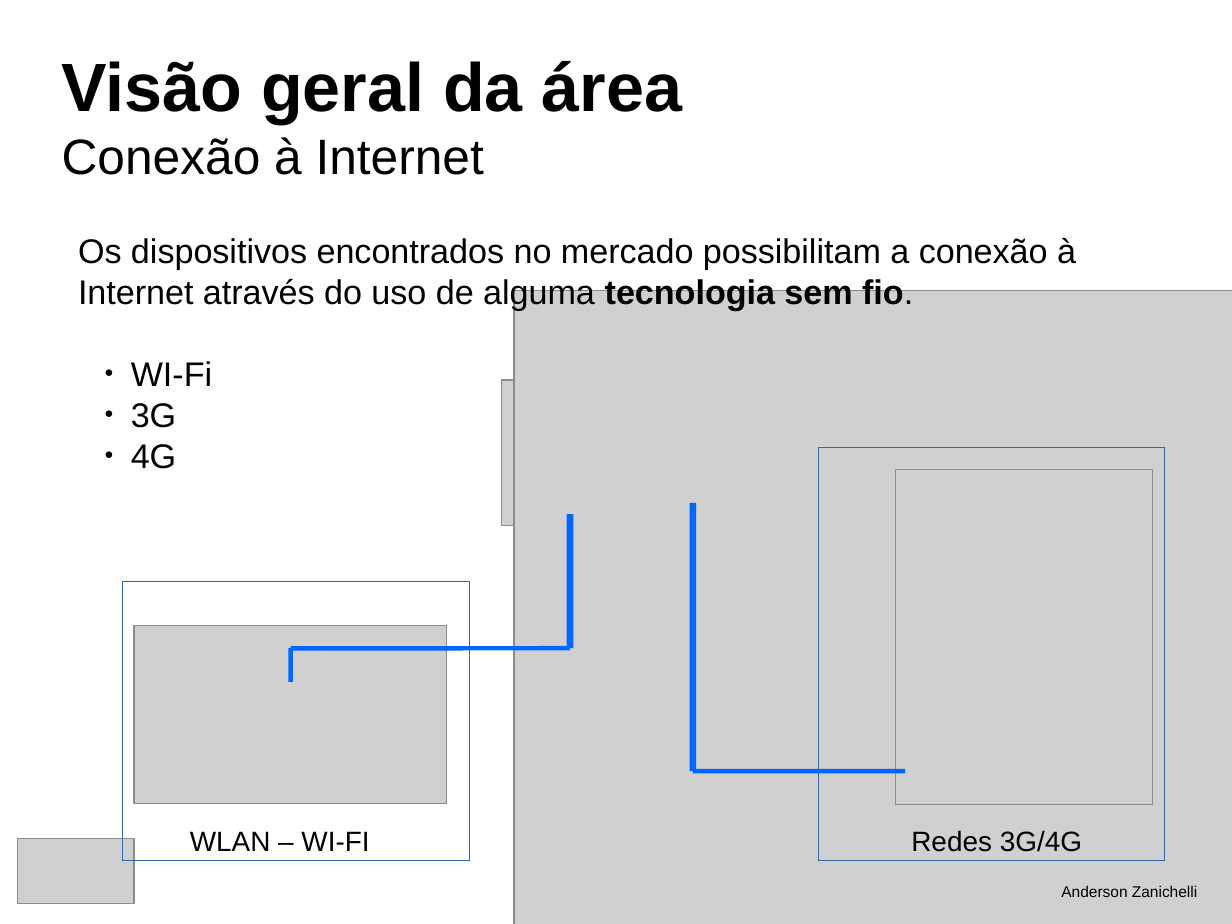
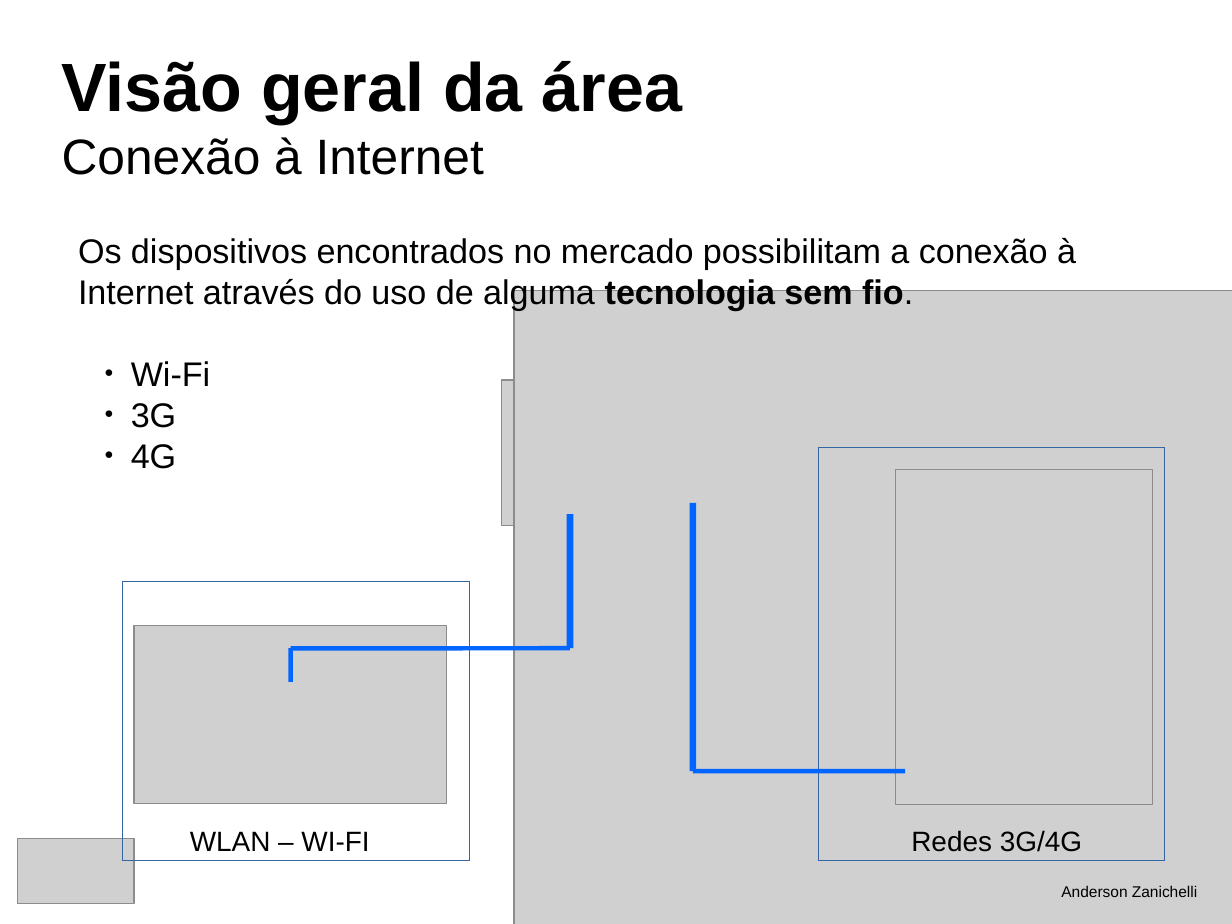
Before and after one commit to andersonzanichelli/tcc-informatica, a slide deck: slide 17 of defesa.odp. Drawn at 1232x924 pixels with LibreOffice and Linux fonts; fonts in the diff are those of the drawing; grey boxes stand for pictures. Boxes give left, top, right and bottom in pixels: in the first picture for what was removed or moved away, otherwise in the second. Text is boxed around its words. In the diff, an @@ line names an element or a change of style, - is before the commit and + after.

```diff
--- a/defesa.odp
+++ b/defesa.odp
@@ text at (131, 361, 210, 386): text changed @@
-  ● WI-Fi
+  ● Wi-Fi
```
Also in this commit, not shown: 1 other slide changed, 8 slides added, 1 slide removed, 5 other files.
